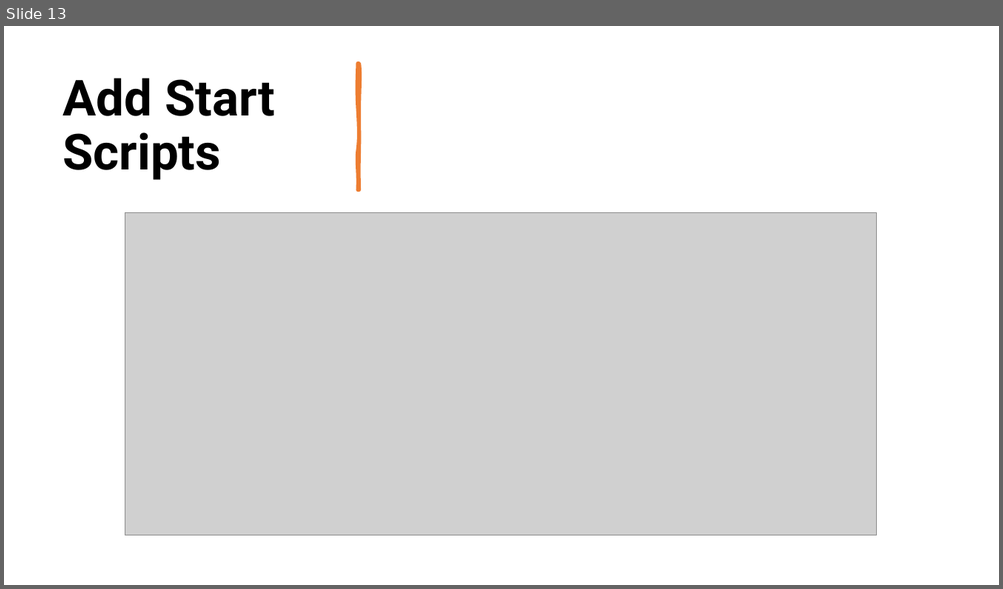
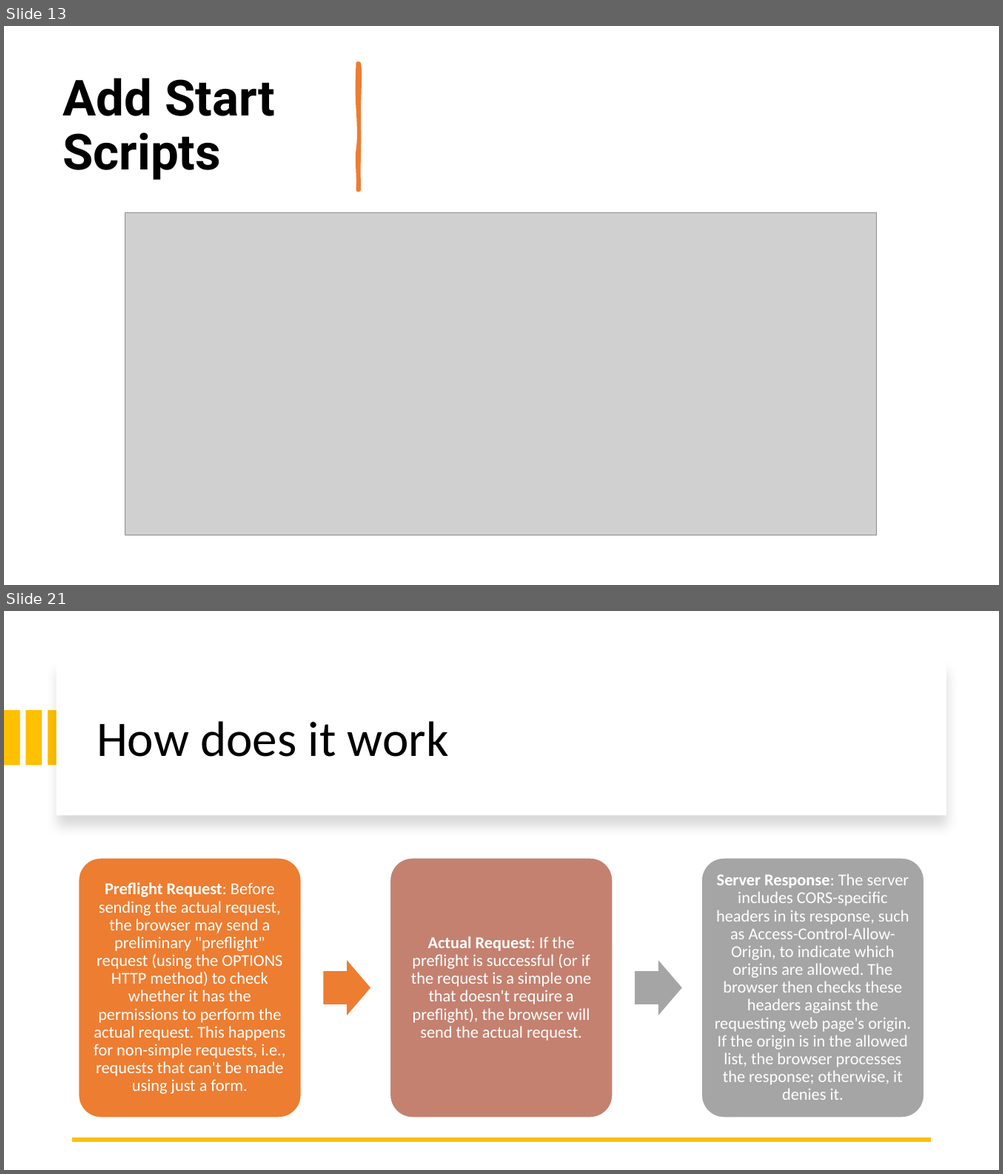
Before and after one commit to 1shaked/full-stack, a slide deck: 26ass/Node intro.pptx. Shown one above the other, each under a label of ours: slide 13 before the commit, slides 13 and 21 after it; the slides between them are not shown. The pictures are 1003x589 and 1003x1174 pixels, drawn with LibreOffice and Linux fonts; fonts in the diff are those of the drawing; grey boxes stand for pictures. Boxes give left, top, right and bottom in pixels: in the first picture for what was removed or moved away, otherwise in the second. Text is boxed around its words. In the diff, an @@ line names an element or a change of style, - is before the commit and + after.

```diff
--- a/26ass/Node intro.pptx
+++ b/26ass/Node intro.pptx
@@ slide 21 added at [4,611,999,1170], background #FFFFFF @@
@@ rectangle added at [57,661,946,815], fill #FFFFFF @@
@@ rectangle added at [4,710,20,766], fill #FFC000 @@
@@ rectangle added at [25,710,41,766], fill #FFC000 @@
@@ rectangle added at [48,710,64,766], fill #FFC000 @@
@@ title added at [96,721,449,757], 48 pt, text #000000 @@
+How does it work
@@ group added at [79,858,924,1118]: 3 rounded rectangles, 3 texts, 2 right arrows @@
+Preflight Request: Before sending the actual request, the browser may send a preliminary "preflight" request (using the OPTIONS HTTP method) to check whether it has the permissions to perform the actual request. This happens for non-simple requests, i.e., requests that can't be made using just a form.
+Actual Request: If the preflight is successful (or if the request is a simple one that doesn't require a preflight), the browser will send the actual request.
+Server Response: The server includes CORS-specific headers in its response, such as Access-Control-Allow-Origin, to indicate which origins are allowed. The browser then checks these headers against the requesting web page's origin. If the origin is in the allowed list, the browser processes the response; otherwise, it denies it.
@@ line added from (930, 1140) to (73, 1140), #FFC000 4.5 pt @@
```
Also in this commit, not shown: 12 slides changed, 18 other slides added, 31 other files.
